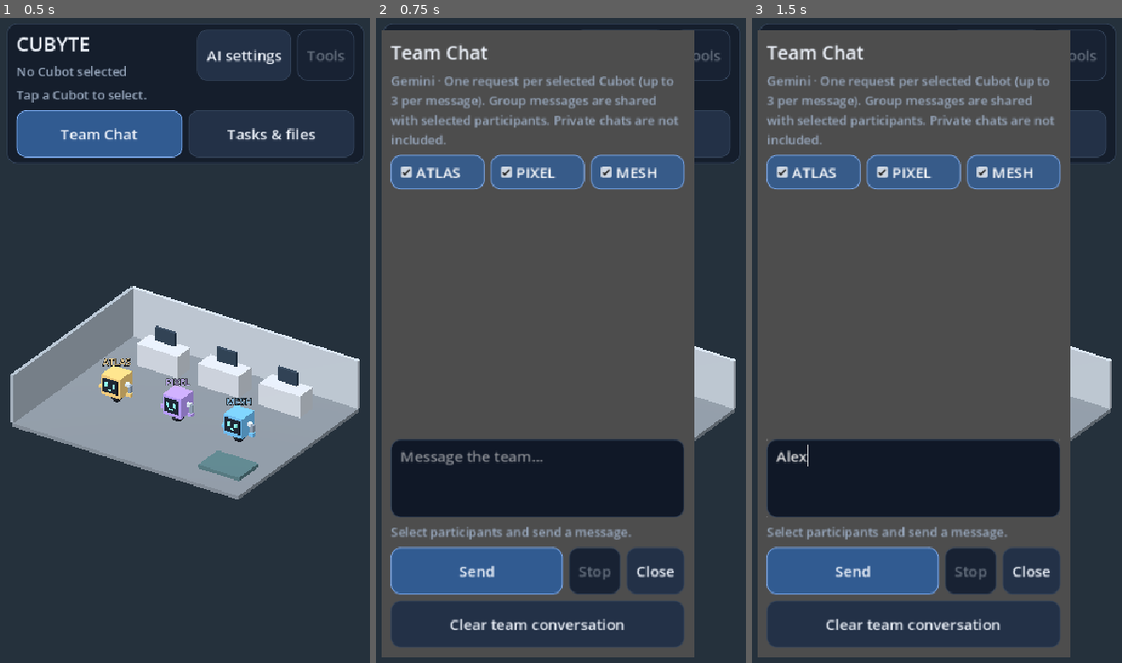
Above: before the commit, frames 1-3 (left to right).
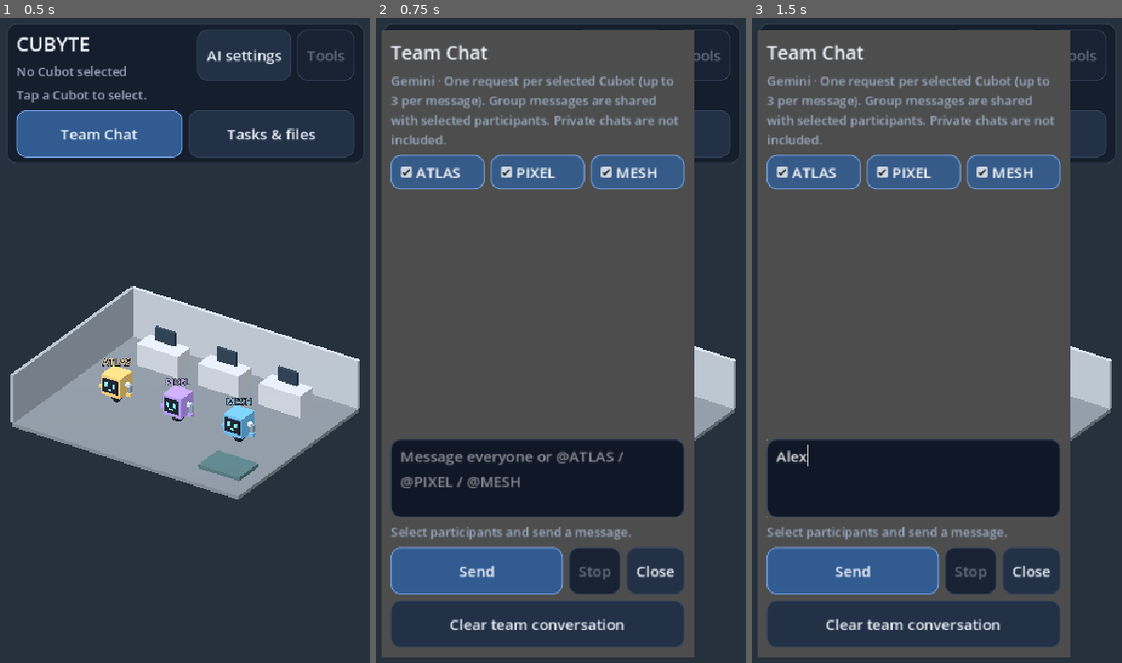
Above: after the commit, the same moments.

Repository: joparoxxx/VOXHAVEN
Game: Godot game, scene res://scenes/office.tscn
Same seed, same stepped clock (60 frames per second), same inputs: the game is played once before the commit and once after it.
Inputs (mouse positions are in pixels of both pictures, inside the frame that each line leads up to):
- Up to frame 1 (0.5 s): no input
- Up to frame 2 (0.75 s): click "Team Chat" at 0.5 s
- Up to frame 3 (1.5 s): click (914, 475) at 1.27 s; type "Alex" at 1.35 s

Frame 1 is identical in both runs. In frame 2, 0.6% of the frame differs, in the area x 6-67%, y 67-73%; in frame 3, nothing differs.

Commit message:
feat(team): persistent group history and explicit participant mentions [skip ci]

Diff:
--- a/game/scenes/team_chat.gd
+++ b/game/scenes/team_chat.gd
@@ -11,6 +11,8 @@
 var send: Button
 var stop: Button
 var members: Dictionary = {}
+const Snapshot = preload("res://core/snapshot_store.gd")
+var store = Snapshot.new("user://cubyte/team", "history.json")
 var messages: Array = []
 var queue: Array[String] = []
 var http: HTTPRequest
@@ -51,7 +53,7 @@
 	transcript.size_flags_vertical = Control.SIZE_EXPAND_FILL
 	column.add_child(transcript)
 	input = TextEdit.new()
-	input.placeholder_text = "Message the team..."
+	input.placeholder_text = "Message everyone or @ATLAS / @PIXEL / @MESH"
 	input.wrap_mode = TextEdit.LINE_WRAPPING_BOUNDARY
 	input.custom_minimum_size.y = 100
 	column.add_child(input)
@@ -73,6 +75,7 @@
 	http.body_size_limit = Online.MAX_BODY
 	add_child(http)
 	http.request_completed.connect(_completed)
+	_restore()
 	_refresh()
 
 func show_team(source: Object) -> void:
@@ -98,8 +101,13 @@
 		_wipe()
 		return
 	queue.clear()
+	var mentions: Array[String] = []
+	var tokens := question.to_lower().replace(",", " ").replace(":", " ").replace(".", " ").replace("!", " ").replace("?", " ").split(" ", false)
 	for id in IDS:
-		if members[id].button_pressed:
+		if ("@" + id) in tokens:
+			mentions.append(id)
+	for id in IDS:
+		if id in mentions or (mentions.is_empty() and members[id].button_pressed):
 			queue.append(id)
 	if queue.is_empty():
 		status.text = "Select at least one Cubot."
@@ -146,6 +154,11 @@
 	messages.append({"sender": sender, "text": content})
 	while messages.size() > 36:
 		messages.pop_front()
+	_render()
+	if not _save():
+		status.text = "Local team history could not be saved."
+
+func _render() -> void:
 	transcript.clear()
 	for entry in messages:
 		transcript.push_color(UI.ACCENT if entry["sender"] == "you" else Color("#a8d9be"))
@@ -175,6 +188,8 @@
 	if not busy:
 		messages.clear()
 		transcript.clear()
+		if not _save():
+			status.text = "Could not clear stored history."
 
 func _close() -> void:
 	_stop()
@@ -186,3 +201,19 @@
 	input.editable = not busy
 	for check in members.values():
 		check.disabled = busy
+
+func _save() -> bool:
+	return store.write("team", JSON.stringify({"version": 1, "messages": messages}))
+
+func _restore() -> void:
+	var saved: Dictionary = store.read("team", "", 524288)
+	if not saved.get("ok", false) or not saved.get("found", false):
+		return
+	var raw: Variant = JSON.parse_string(str(saved.get("value", "")))
+	if not raw is Dictionary or raw.get("version") != 1 or not raw.get("messages") is Array:
+		return
+	var entries: Array = raw["messages"]
+	for entry in entries.slice(maxi(0, entries.size() - 36)):
+		if entry is Dictionary and entry.get("sender") in ["you", "atlas", "pixel", "mesh"] and entry.get("text") is String:
+			messages.append({"sender": entry["sender"], "text": str(entry["text"]).left(2048)})
+	_render()
